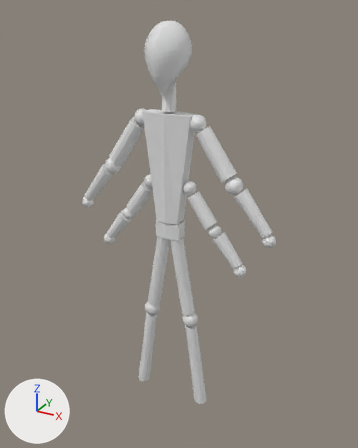
Before and after pictures for a commit that changed the Blender file Enemies/FutureBlade.blend.
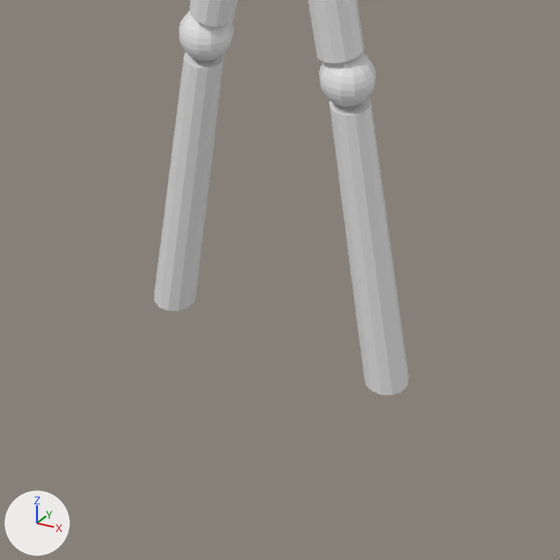
Each version appears first whole from a camera (50 mm lens) standing at (1.84, -3.2, 3.32) and looking at (0.06, 0.05, 1.7), and next in a close-up on the part from 27% to 69% of the width and 67% to 100% of the height. Lighting does not change. The marker at lower left points along +X, +Y and +Z. The last two pictures show the newer version.

In view in the first close-up: 'Body'.
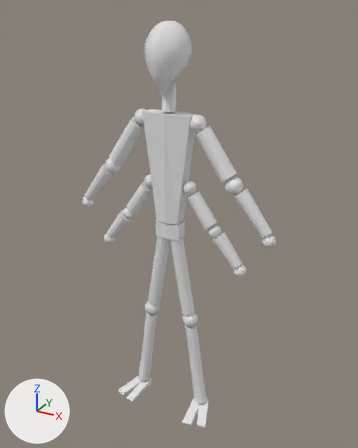
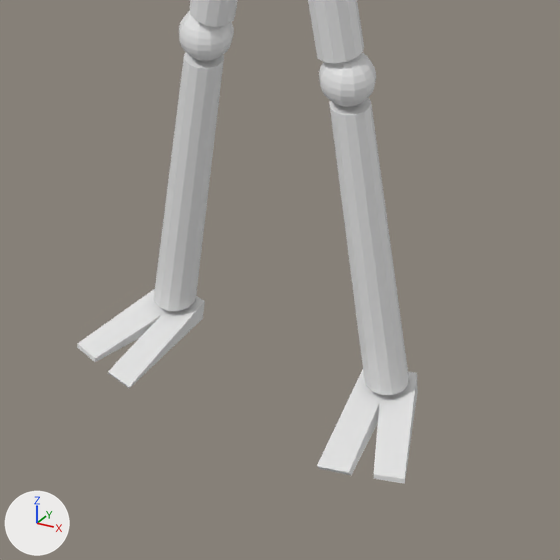
Boxes [x1, y1, x2, y2] around the edits, measured in the close-ups (560 x 560 px):
'Body', reshaped: before [154, 0, 409, 395]; after [77, 0, 418, 484]
part 1 of me_cube, added: after [77, 289, 418, 484]

Edits to the bpy script that builds the scene:
```text
Change me_cube:
    used by ob_body; location = (0.0, 0.0, 0.0)
    remove me_cube.from_pydata(...)  # 1758 vertices, 1743 faces; spans x 0.0..0.88, y -0.2..0.2, z 0.0..3.23
    add me_cube.from_pydata(...)  # 1774 vertices, 1757 faces; spans x 0.0..0.88, y -0.28..0.2, z -0.06..3.23
    me_cube part 1: a new loose piece of 16 vertices spanning x 0.23..0.47, y -0.28..0.06, z -0.06..0.0, in mat_material (white #e7e7e7)
```
